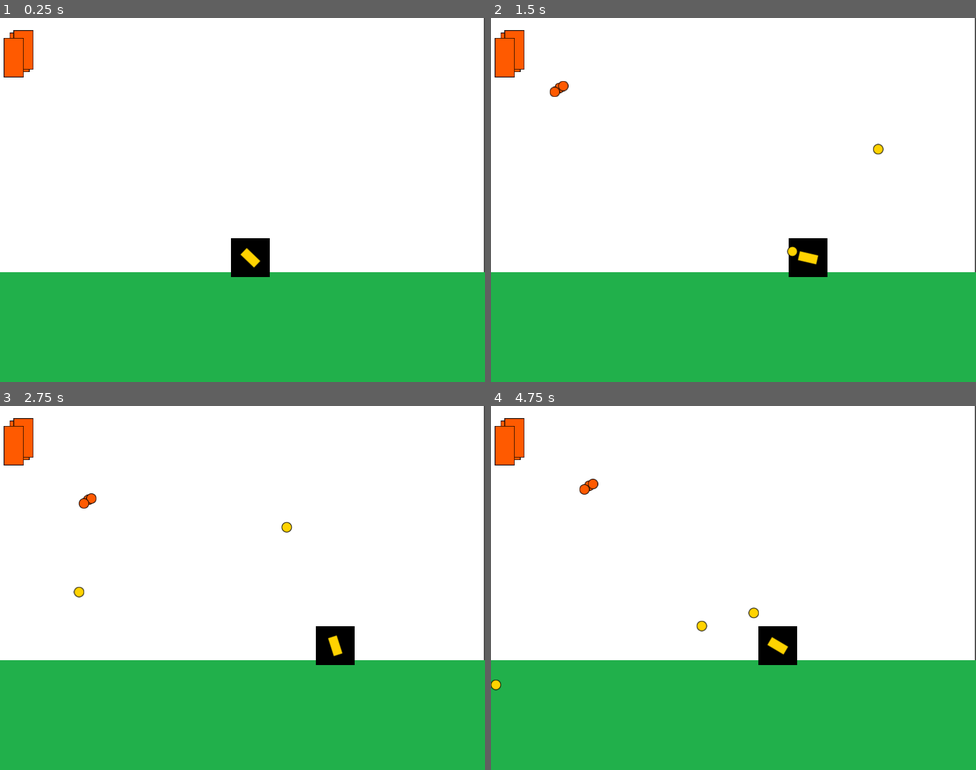
Above: before the commit, frames 1-4 (two rows, left to right).
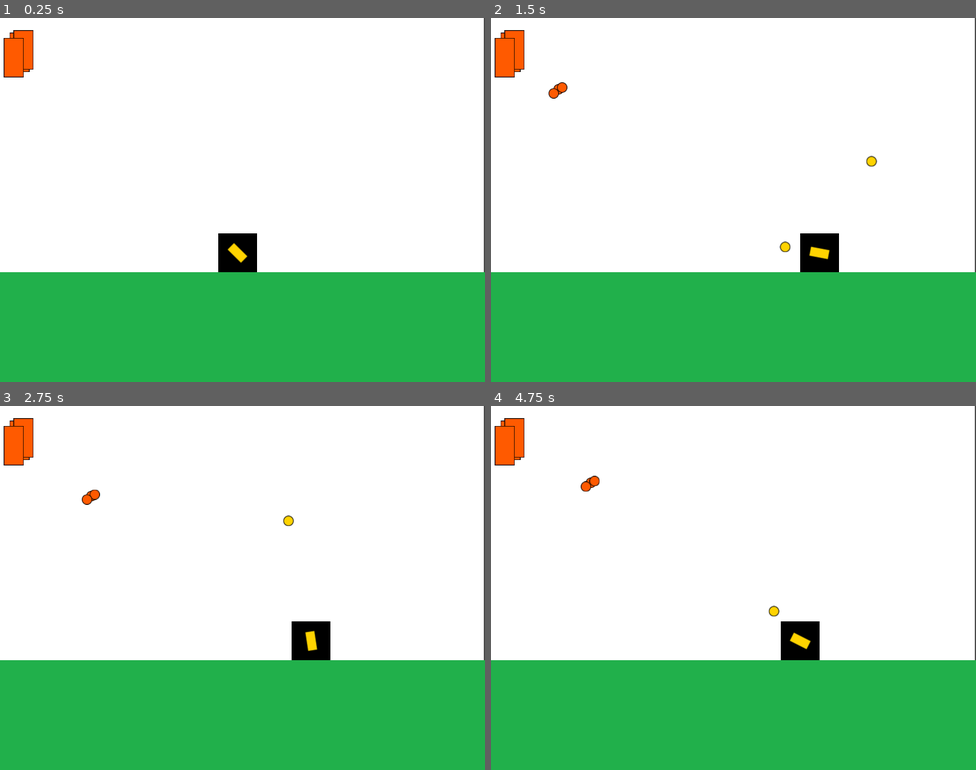
Above: after the commit, the same moments.

Repository: chaco470/Entregas-IPV-Mariano-Lopez
Game: Godot game, scene res://Main.tscn
Two runs of this game, one before a commit and one after it. Both use one fixed random seed, a clock stepped at 60 frames per second and the inputs below.
Inputs (mouse positions are in pixels of both pictures, inside the frame that each line leads up to):
- Up to frame 1 (0.25 s): no input
- Up to frame 2 (1.5 s): tap Enter at 0.5 s; move the mouse to (840, 181) at 0.52 s; hold D (move_right) 0.53-1.28 s; click (840, 181) at 0.6 s; move the mouse to (636, 218) at 1.27 s; hold A (move_left) from 1.28 s (still down); click (636, 218) at 1.35 s
- Up to frame 3 (2.75 s): move the mouse to (291, 507) at 2.02 s; release A (move_left) at 2.03 s; hold D (move_right) from 2.03 s (still down); click (291, 507) at 2.1 s
- Up to frame 4 (4.75 s): move the mouse to (709, 660) at 2.77 s; click (709, 660) at 2.85 s; move the mouse to (879, 642) at 3.52 s; release D (move_right) at 3.53 s; hold A (move_left) from 3.53 s (still down); click (879, 642) at 3.6 s; move the mouse to (588, 533) at 4.27 s; click (588, 533) at 4.35 s

The runs differ from the first frame. In frame 1, 0.9% of the frame differs, in the area x 45-56%, y 59-72%; in frame 2, 1.1%; in frame 3, 1.4%; in frame 4, 1.5%, in the area x 0-68%, y 19-79%.

Commit message:
smooth movement completado

Diff:
--- a/entrega-2-Lopez-Mariano/Main.gd
+++ b/entrega-2-Lopez-Mariano/Main.gd
@@ -6,16 +6,16 @@
 	var area = $SpawnArea
 	var pos = area.rect_position + Vector2(randf() * area.rect_size.x, randf() * area.rect_size.y)
 	$Spawner2.position = pos
-	print(area.rect_position)
+	print(pos)
 	var enemigo = enemyScene.instance()
 	add_child(enemigo)
 	enemigo.position = $Spawner2.position
-	enemigo.set_values($Player, self)
+	enemigo.set_values($Player2D, self)
 
 func spwanEnemies(cantidad:int):
 	for i in range(cantidad):
 		spawn()
 
 func _ready():
-	$Player.set_projectile_container(self)
+	$Player2D.set_projectile_container(self)
 	spwanEnemies(3)
--- a/entrega-2-Lopez-Mariano/Main.tscn
+++ b/entrega-2-Lopez-Mariano/Main.tscn
@@ -1,9 +1,9 @@
 [gd_scene load_steps=6 format=2]
 
-[ext_resource path="res://entities/player/Player.tscn" type="PackedScene" id=1]
 [ext_resource path="res://assets/textures/background.png" type="Texture" id=2]
 [ext_resource path="res://assets/textures/floor.png" type="Texture" id=3]
 [ext_resource path="res://Main.gd" type="Script" id=4]
+[ext_resource path="res://entities/player/Player2D.tscn" type="PackedScene" id=5]
 [ext_resource path="res://entities/player/Torreta.tscn" type="PackedScene" id=6]
 
 [node name="Main" type="Node"]
@@ -31,9 +31,6 @@
 "_edit_use_anchors_": false
 }
 
-[node name="Player" parent="." instance=ExtResource( 1 )]
-position = Vector2( 413.003, 395.272 )
-
 [node name="Spawner2" type="Node2D" parent="."]
 position = Vector2( 384.868, 176.398 )
 
@@ -46,3 +43,6 @@
 __meta__ = {
 "_edit_use_anchors_": false
 }
+
+[node name="Player2D" parent="." instance=ExtResource( 5 )]
+position = Vector2( 391.739, 387.249 )
--- /dev/null
+++ b/entrega-2-Lopez-Mariano/entities/player/Player2D.gd
@@ -0,0 +1,46 @@
+extends KinematicBody2D
+
+
+var max_speed = 200 #Pixeles
+var acceleration = 1000
+var motion = Vector2.ZERO
+onready var cannon:Sprite = $Cannon
+
+var projectile_container:Node
+
+
+func set_projectile_container(container:Node):
+	self.projectile_container = container
+	cannon.projectile_container = container
+
+func _physics_process(delta):
+
+	#position.x += direction * speed * delta
+
+	# Manera optimizada
+	var direction_optimized:int = int(Input.is_action_pressed("move_right")) - int(Input.is_action_pressed("move_left"))
+	if direction_optimized == 0:
+		apply_friction(acceleration*delta)
+	else:
+		apply_movement(direction_optimized * acceleration * delta)
+	motion = move_and_slide(motion)
+	#position.x += direction_optimized * speed * delta
+
+	var mouse_position:Vector2 = get_global_mouse_position()
+	var localPos:Vector2 = to_local(global_position)
+	var direccion:Vector2 = (mouse_position - localPos).normalized()
+
+	cannon.look_at(mouse_position)
+
+	if Input.is_action_just_pressed("shoot"):
+		cannon.fire()
+
+func apply_friction(amount):
+	if motion.length() > amount:
+		motion -= motion.normalized() * amount
+	else:
+		motion = Vector2.ZERO
+
+func apply_movement(acceletarion_):
+	motion += Vector2(acceletarion_,0)
+	motion = motion.clamped(max_speed)
--- /dev/null
+++ b/entrega-2-Lopez-Mariano/entities/player/Player2D.tscn
@@ -0,0 +1,27 @@
+[gd_scene load_steps=7 format=2]
+
+[ext_resource path="res://assets/textures/cannon.png" type="Texture" id=1]
+[ext_resource path="res://assets/textures/player.png" type="Texture" id=2]
+[ext_resource path="res://entities/player/Player2D.gd" type="Script" id=3]
+[ext_resource path="res://entities/player/Cannon.gd" type="Script" id=4]
+[ext_resource path="res://entities/player/Projectile.tscn" type="PackedScene" id=5]
+
+[sub_resource type="RectangleShape2D" id=1]
+extents = Vector2( 32, 32.5 )
+
+[node name="Player2D" type="KinematicBody2D"]
+script = ExtResource( 3 )
+
+[node name="Cubo" type="Sprite" parent="."]
+texture = ExtResource( 2 )
+
+[node name="CollisionShape2D" type="CollisionShape2D" parent="."]
+shape = SubResource( 1 )
+
+[node name="Cannon" type="Sprite" parent="."]
+texture = ExtResource( 1 )
+script = ExtResource( 4 )
+projectile_scene = ExtResource( 5 )
+
+[node name="FirePos" type="Position2D" parent="Cannon"]
+position = Vector2( 16.5003, 0 )
--- a/entrega-2-Lopez-Mariano/entities/player/Projectile.tscn
+++ b/entrega-2-Lopez-Mariano/entities/player/Projectile.tscn
@@ -6,6 +6,3 @@
 [node name="Sprite" instance=ExtResource( 1 )]
 texture = ExtResource( 2 )
 speed = 300.0
-
-[node name="Timer" parent="." index="0"]
-wait_time = 3.0
--- a/entrega-2-Lopez-Mariano/entities/player/Torreta.gd
+++ b/entrega-2-Lopez-Mariano/entities/player/Torreta.gd
@@ -5,7 +5,7 @@
 var projectile_container:Node
 onready var fire_position = $Fire_Position
 
-func set_values(player:Sprite, container:Node):
+func set_values(player:KinematicBody2D, container:Node):
 	self.player = player
 	projectile_container= container
 	$Timer.start()
